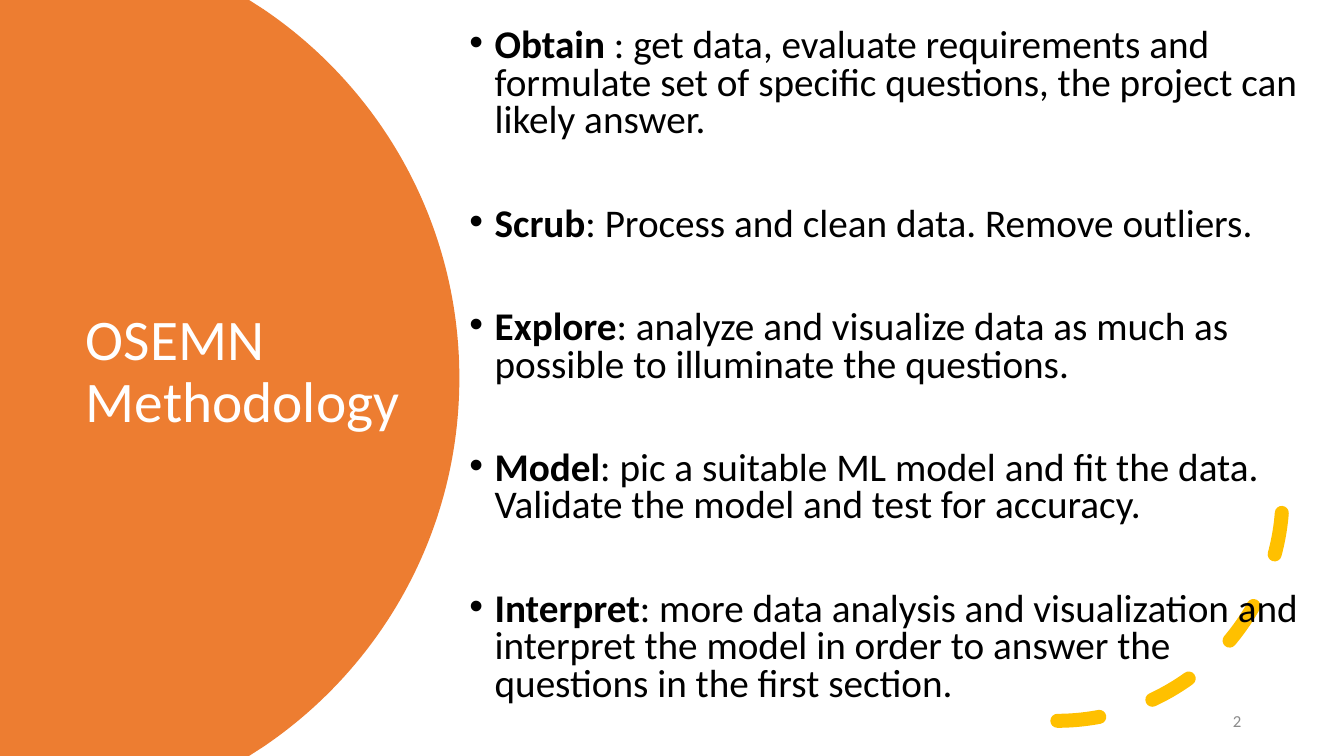
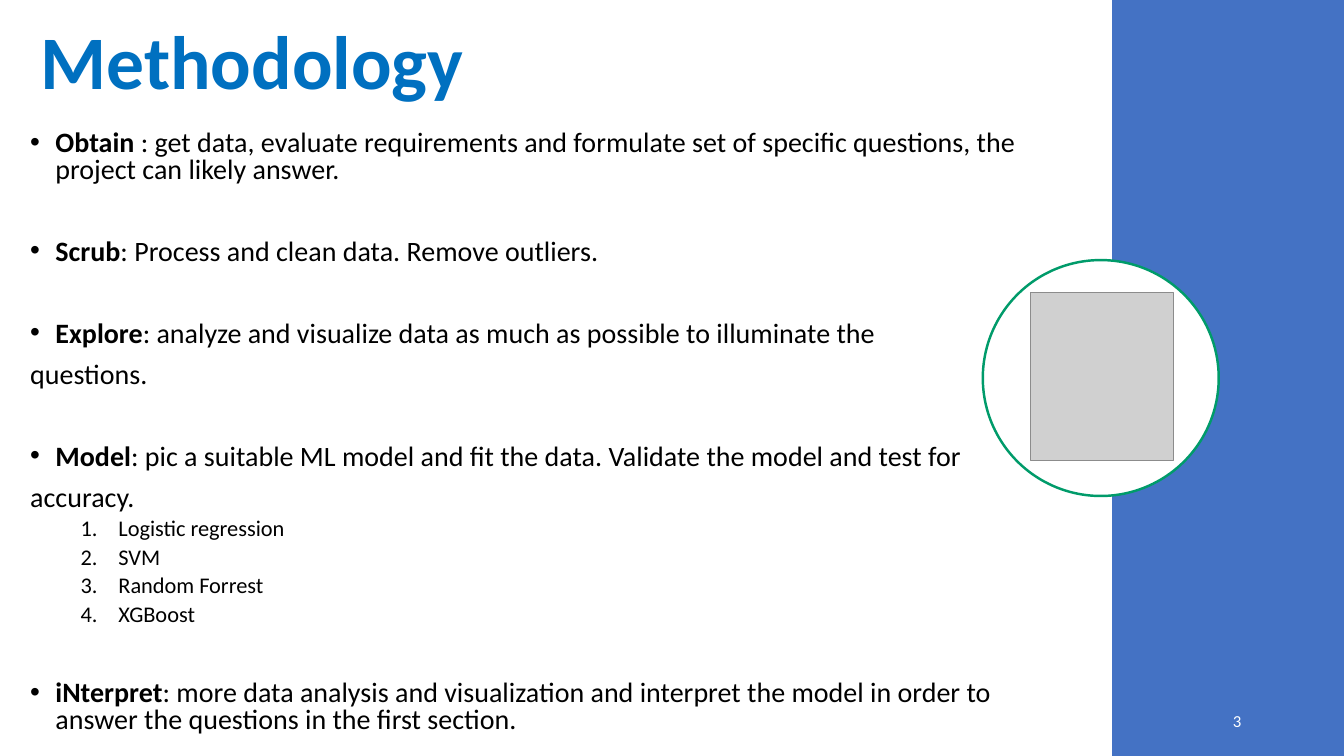
Before and after one commit to GitHub-ccd/Customer_churn_classification_MOD_3, a slide deck: slide 3 of ppt/MOD_3_non_technical.pptx (slide 2 before the commit). Drawn at 1344x756 pixels with LibreOffice and Linux fonts; fonts in the diff are those of the drawing; grey boxes stand for pictures; background and template pictures are left out. Boxes give left, top, right and bottom in pixels: in the first picture for what was removed or moved away, otherwise in the second. Text is boxed around its words. In the diff, an @@ line names an element or a change of style, - is before the commit and + after.

Commit message:
final models

```diff
--- a/ppt/MOD_3_non_technical.pptx
+++ b/ppt/MOD_3_non_technical.pptx
@@ freeform shape removed at [0, 0, 460, 756] @@
@@ rectangle added at [1112, 0, 1344, 756], fill #4472C4 @@
@@ title at [41, 36, 464, 102]: text changed; size 41 to 54 pt; text colour #FFFFFF to #0070C0; bold on @@
-OSEMN Methodology
+Methodology
@@ text "Obtain : get data, evaluate ...": place and size @@
-text "Obtain : get data, evaluate ..." at [495, 30, 1298, 704]
+text "Obtain : get data, evaluate ..." at [30, 132, 1015, 734]
@@ text at [55, 132, 1015, 262]: size 28 to 20 pt in "Obtain : get data, evaluate requirements and ...", "Scrub: Process and clean data. Remove outliers." @@
@@ ellipse added at [983, 260, 1219, 496], fill #FFFFFF, outline #009B6A 1.75 pt @@
@@ arc (boxed as its full ellipse) removed at [833, 271, 1284, 722] @@
@@ picture added at [1031, 292, 1174, 461] @@
@@ text at [30, 323, 991, 734]: text changed; size 28 to 20 pt @@
-• Explore: analyze and visualize data as much as possible to illuminate the questions.
-• Model: pic a suitable ML model and fit the data. Validate the model and test for accuracy.
-• Interpret: more data analysis and visualization and interpret the model in order to answer the questions in the first section.
+• Explore: analyze and visualize data as much as possible to illuminate the
+questions.
+• Model: pic a suitable ML model and fit the data. Validate the model and test for
+accuracy.
+  1. Logistic regression
+  2. SVM
+  3. Random Forrest
+  4. XGBoost
+• iNterpret: more data analysis and visualization and interpret the model in order to answer the questions in the first section.
@@ page number at [1233, 716, 1241, 727]: text changed; text colour #8C8C8C to #FFFFFF @@
-2
+3
```
Also in this commit, not shown: 2 other slides changed, 6 slides added, 25 other files.
